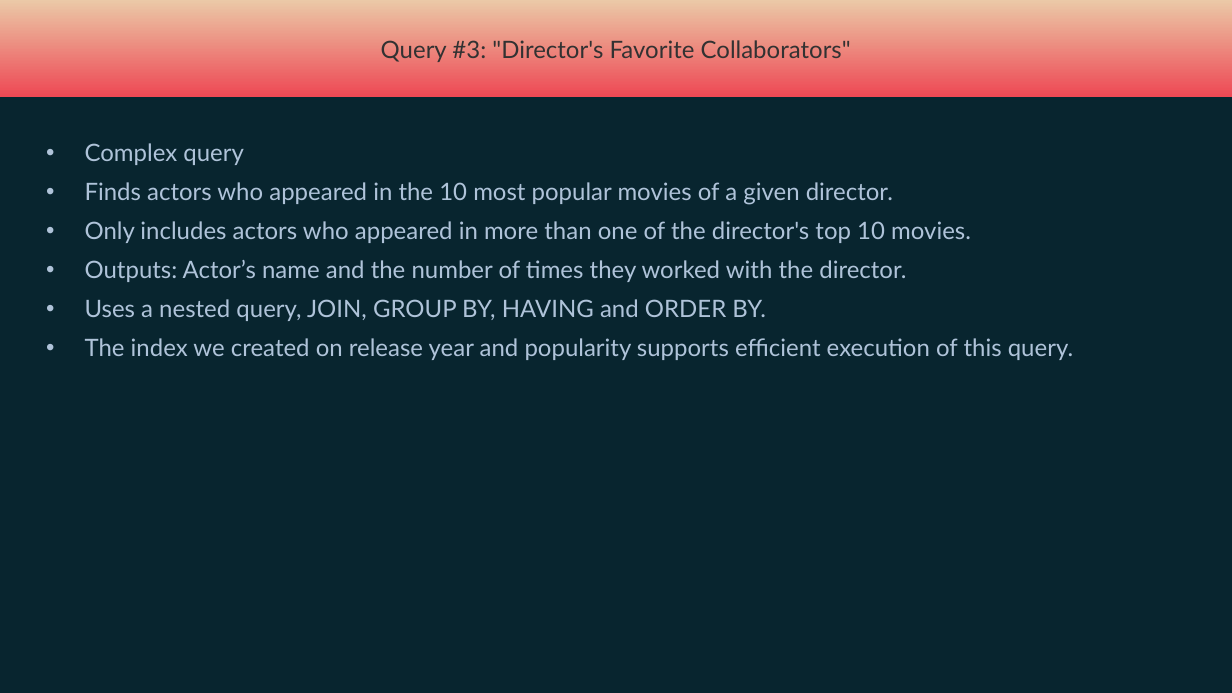
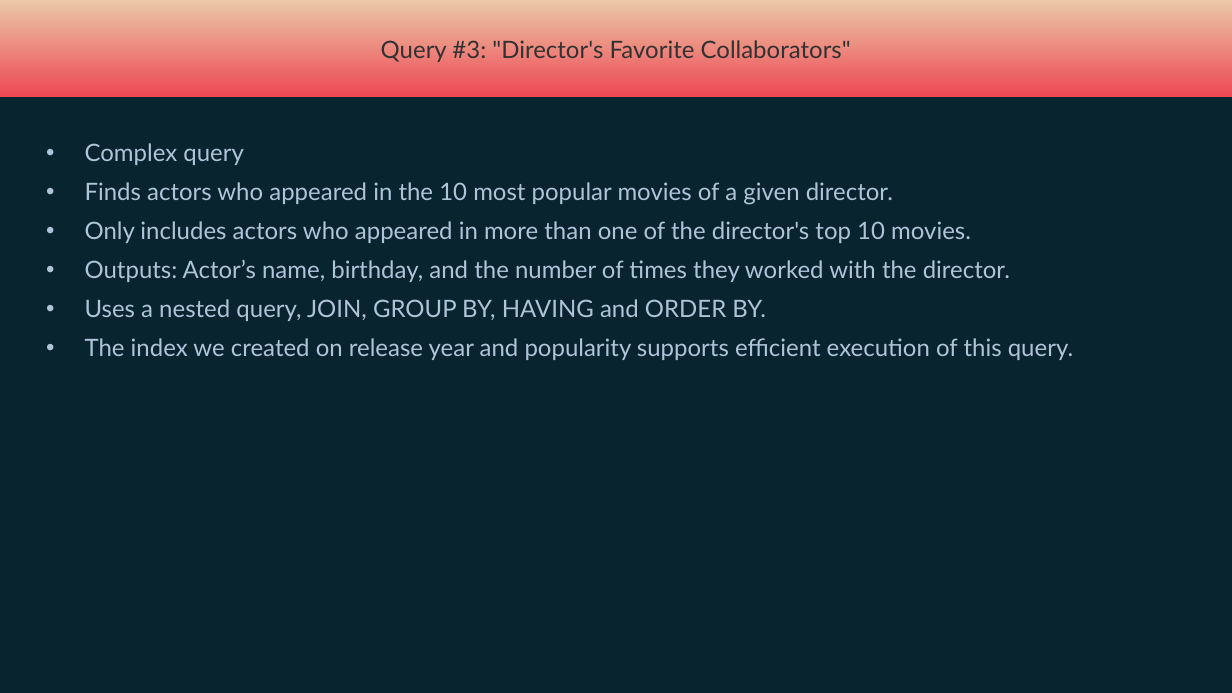
Before and after one commit to MichalBKM/DBMS_Project, a slide deck: slide 10 of do not ZIP for moodle/system_docs.pptx. Drawn at 1232x693 pixels with LibreOffice and Linux fonts; fonts in the diff are those of the drawing. Boxes give left, top, right and bottom in pixels: in the first picture for what was removed or moved away, otherwise in the second. Text is boxed around its words. In the diff, an @@ line names an element or a change of style, - is before the commit and + after.

Commit message:
added birthday on q3 and edited doc

```diff
--- a/do not ZIP for moodle/system_docs.pptx
+++ b/do not ZIP for moodle/system_docs.pptx
@@ text at (85, 260, 1010, 282): text changed @@
-• Outputs: Actor’s name and the number of times they worked with the director.
+• Outputs: Actor’s name, birthday, and the number of times they worked with the director.
```
Also in this commit, not shown: 6 other files.
